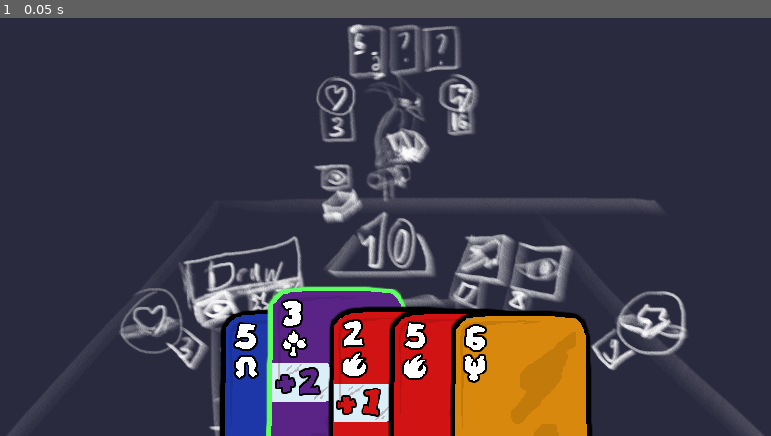
Above: before the commit, frame 1.
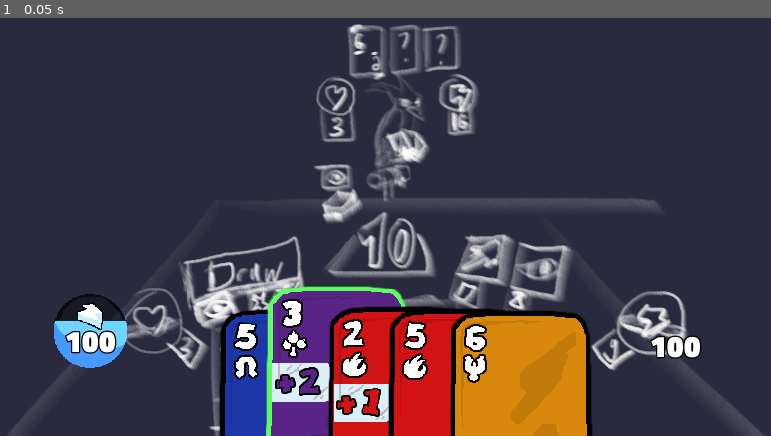
Above: after the commit, the same moment.

Repository: don-tnowe/Magijack
Game: Godot game, scene res://src/scenes/Main.tscn
Same seed, same stepped clock (60 frames per second), same inputs: the game is played once before the commit and once after it.
Inputs:
- Up to frame 1 (0.05 s): no input

The runs differ from the first frame. In frame 1, 1.4% of the frame differs, in the area x 7-91%, y 66-84%.

Commit message:
Add life and limit bars

Diff:
--- /dev/null
+++ b/assets/fonts/numbers.tres
@@ -0,0 +1,9 @@
+[gd_resource type="DynamicFont" load_steps=2 format=2]
+
+[ext_resource path="res://assets/fonts/TitilliumWeb-Black.ttf" type="DynamicFontData" id=1]
+
+[resource]
+size = 48
+outline_size = 2
+outline_color = Color( 0, 0, 0, 1 )
+font_data = ExtResource( 1 )
--- /dev/null
+++ b/assets/graphics/battle_ui/ui_bar_textures/hp.tres
@@ -0,0 +1,7 @@
+[gd_resource type="AtlasTexture" load_steps=2 format=2]
+
+[ext_resource path="res://assets/graphics/battle_ui/ui_hpmp.png" type="Texture" id=1]
+
+[resource]
+atlas = ExtResource( 1 )
+region = Rect2( 384, 0, 128, 384 )
--- /dev/null
+++ b/assets/graphics/battle_ui/ui_bar_textures/mp_crit.tres
@@ -0,0 +1,7 @@
+[gd_resource type="AtlasTexture" load_steps=2 format=2]
+
+[ext_resource path="res://assets/graphics/battle_ui/ui_hpmp.png" type="Texture" id=1]
+
+[resource]
+atlas = ExtResource( 1 )
+region = Rect2( 256, 0, 128, 384 )
--- /dev/null
+++ b/assets/graphics/battle_ui/ui_bar_textures/mp_danger.tres
@@ -0,0 +1,7 @@
+[gd_resource type="AtlasTexture" load_steps=2 format=2]
+
+[ext_resource path="res://assets/graphics/battle_ui/ui_hpmp.png" type="Texture" id=1]
+
+[resource]
+atlas = ExtResource( 1 )
+region = Rect2( 128, 0, 128, 384 )
--- /dev/null
+++ b/assets/graphics/battle_ui/ui_bar_textures/mp_safe.tres
@@ -0,0 +1,7 @@
+[gd_resource type="AtlasTexture" load_steps=2 format=2]
+
+[ext_resource path="res://assets/graphics/battle_ui/ui_hpmp.png" type="Texture" id=1]
+
+[resource]
+atlas = ExtResource( 1 )
+region = Rect2( 0, 0, 128, 384 )
--- a/src/scenes/Main.tscn
+++ b/src/scenes/Main.tscn
@@ -1,7 +1,40 @@
-[gd_scene load_steps=3 format=2]
+[gd_scene load_steps=12 format=2]
 
 [ext_resource path="res://wip/Mockup.png" type="Texture" id=1]
 [ext_resource path="res://src/scenes/card.tscn" type="PackedScene" id=2]
+[ext_resource path="res://src/scenes/hpmp_bar.tscn" type="PackedScene" id=3]
+[ext_resource path="res://assets/graphics/battle_ui/ui_bar_textures/mp_safe.tres" type="Texture" id=4]
+[ext_resource path="res://assets/graphics/battle_ui/ui_bar_textures/hp.tres" type="Texture" id=5]
+
+[sub_resource type="AtlasTexture" id=1]
+resource_local_to_scene = true
+atlas = ExtResource( 4 )
+region = Rect2( 0, 128, 128, 128 )
+
+[sub_resource type="AtlasTexture" id=2]
+resource_local_to_scene = true
+atlas = ExtResource( 4 )
+region = Rect2( 0, 256, 128, 128 )
+
+[sub_resource type="AtlasTexture" id=3]
+resource_local_to_scene = true
+atlas = ExtResource( 4 )
+region = Rect2( 0, 0, 128, 128 )
+
+[sub_resource type="AtlasTexture" id=4]
+resource_local_to_scene = true
+atlas = ExtResource( 5 )
+region = Rect2( 384, 128, 128, 128 )
+
+[sub_resource type="AtlasTexture" id=5]
+resource_local_to_scene = true
+atlas = ExtResource( 5 )
+region = Rect2( 384, 256, 128, 128 )
+
+[sub_resource type="AtlasTexture" id=6]
+resource_local_to_scene = true
+atlas = ExtResource( 5 )
+region = Rect2( 384, 0, 128, 128 )
 
 [node name="root" type="Node"]
 
@@ -86,4 +119,31 @@
 suit = 3
 value = 6
 
+[node name="bar_mp" parent="player_ui/control" instance=ExtResource( 3 )]
+anchor_top = 1.0
+anchor_bottom = 1.0
+margin_left = 120.0
+margin_top = -232.0
+margin_right = 248.0
+margin_bottom = -104.0
+value = 63.0
+texture_under = SubResource( 1 )
+texture_over = SubResource( 2 )
+texture_progress = SubResource( 3 )
+texture = ExtResource( 4 )
+
+[node name="bar_hp" parent="player_ui/control" instance=ExtResource( 3 )]
+anchor_left = 1.0
+anchor_top = 1.0
+anchor_right = 1.0
+anchor_bottom = 1.0
+margin_left = -224.0
+margin_top = -224.0
+margin_right = -96.0
+margin_bottom = -96.0
+value = 63.0
+texture_under = SubResource( 4 )
+texture_over = SubResource( 5 )
+texture_progress = SubResource( 6 )
+
 [editable path="player_ui/control/hand/card2"]
--- /dev/null
+++ b/src/scenes/hpmp_bar.gd
@@ -0,0 +1,31 @@
+tool
+extends TextureProgress
+
+export(Texture) var texture setget set_texture
+
+
+func _ready():
+  texture_progress = texture_progress.duplicate()
+  texture_under = texture_under.duplicate()
+  texture_over = texture_over.duplicate()
+  set_texture(texture)
+
+
+func set_texture(v):
+  texture = v
+
+  var frame_size = Vector2(v.get_width(), v.get_height() / 3)
+  var offset = Vector2.ZERO if !v is AtlasTexture else v.region.position
+
+  texture_progress.atlas = v
+  texture_progress.region = Rect2(Vector2(0, 0) + offset, frame_size)
+
+  texture_under.atlas = v
+  texture_under.region = Rect2(Vector2(0, frame_size.y) + offset, frame_size)
+
+  texture_over.atlas = v
+  texture_over.region = Rect2(Vector2(0, frame_size.y * 2) + offset, frame_size)
+
+
+func set_value(v):
+	value = v
--- /dev/null
+++ b/src/scenes/hpmp_bar.tscn
@@ -0,0 +1,45 @@
+[gd_scene load_steps=7 format=2]
+
+[ext_resource path="res://src/scenes/hpmp_bar.gd" type="Script" id=1]
+[ext_resource path="res://assets/graphics/battle_ui/ui_bar_textures/hp.tres" type="Texture" id=2]
+[ext_resource path="res://assets/fonts/numbers.tres" type="DynamicFont" id=3]
+
+[sub_resource type="AtlasTexture" id=1]
+atlas = ExtResource( 2 )
+region = Rect2( 384, 128, 128, 128 )
+
+[sub_resource type="AtlasTexture" id=2]
+atlas = ExtResource( 2 )
+region = Rect2( 384, 256, 128, 128 )
+
+[sub_resource type="AtlasTexture" id=3]
+resource_local_to_scene = true
+atlas = ExtResource( 2 )
+region = Rect2( 384, 0, 128, 128 )
+
+[node name="texture_progress" type="TextureProgress"]
+margin_right = 128.0
+margin_bottom = 128.0
+value = 100.0
+texture_under = SubResource( 1 )
+texture_over = SubResource( 2 )
+texture_progress = SubResource( 3 )
+fill_mode = 3
+script = ExtResource( 1 )
+__meta__ = {
+"_edit_use_anchors_": false
+}
+texture = ExtResource( 2 )
+
+[node name="label" type="Label" parent="."]
+anchor_top = 1.0
+anchor_right = 1.0
+anchor_bottom = 1.0
+margin_top = -96.0
+custom_fonts/font = ExtResource( 3 )
+text = "100"
+align = 1
+valign = 1
+__meta__ = {
+"_edit_use_anchors_": false
+}
Binary file added: assets/fonts/TitilliumWeb-Black.ttf
Binary file added: assets/fonts/TitilliumWeb-Bold.ttf
Not shown, added: assets/fonts/TitilliumWeb-License.txt
Binary file added: assets/graphics/battle_ui/ui_hpmp.png
Not shown, added: assets/graphics/battle_ui/ui_hpmp.png.import
